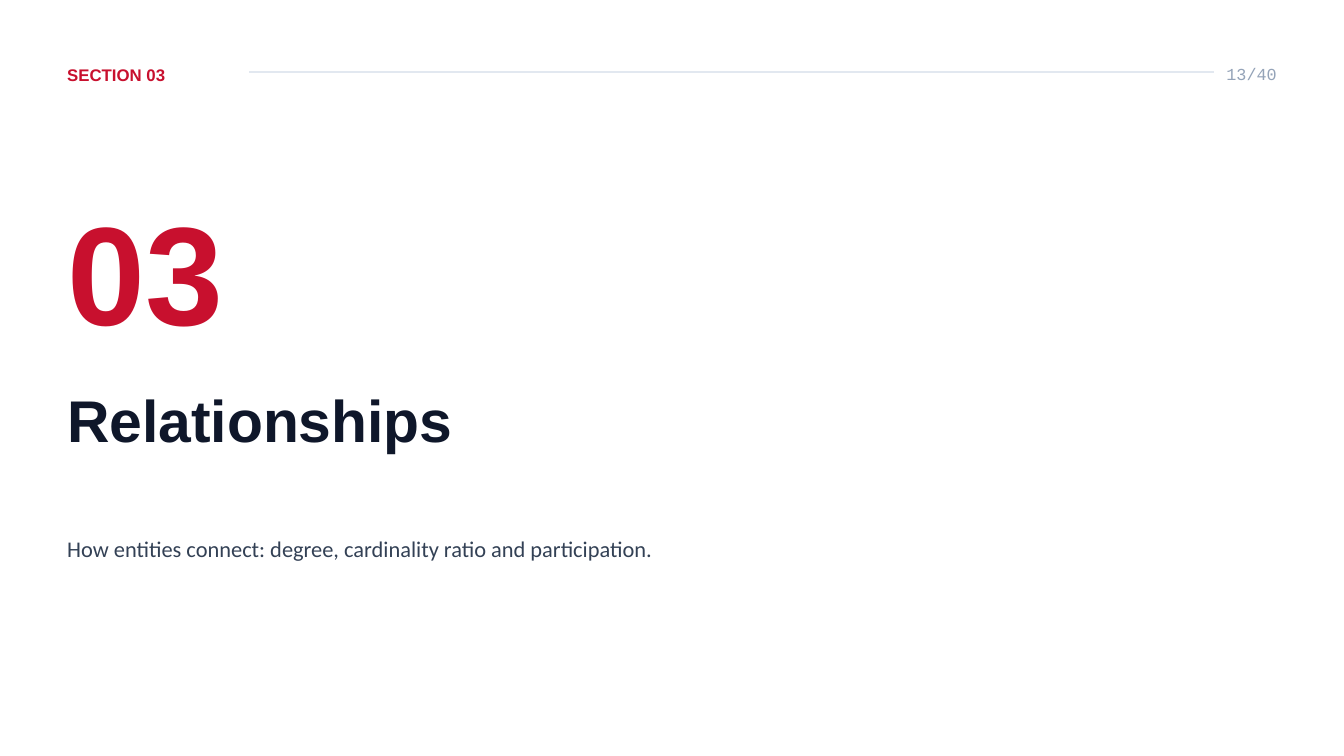
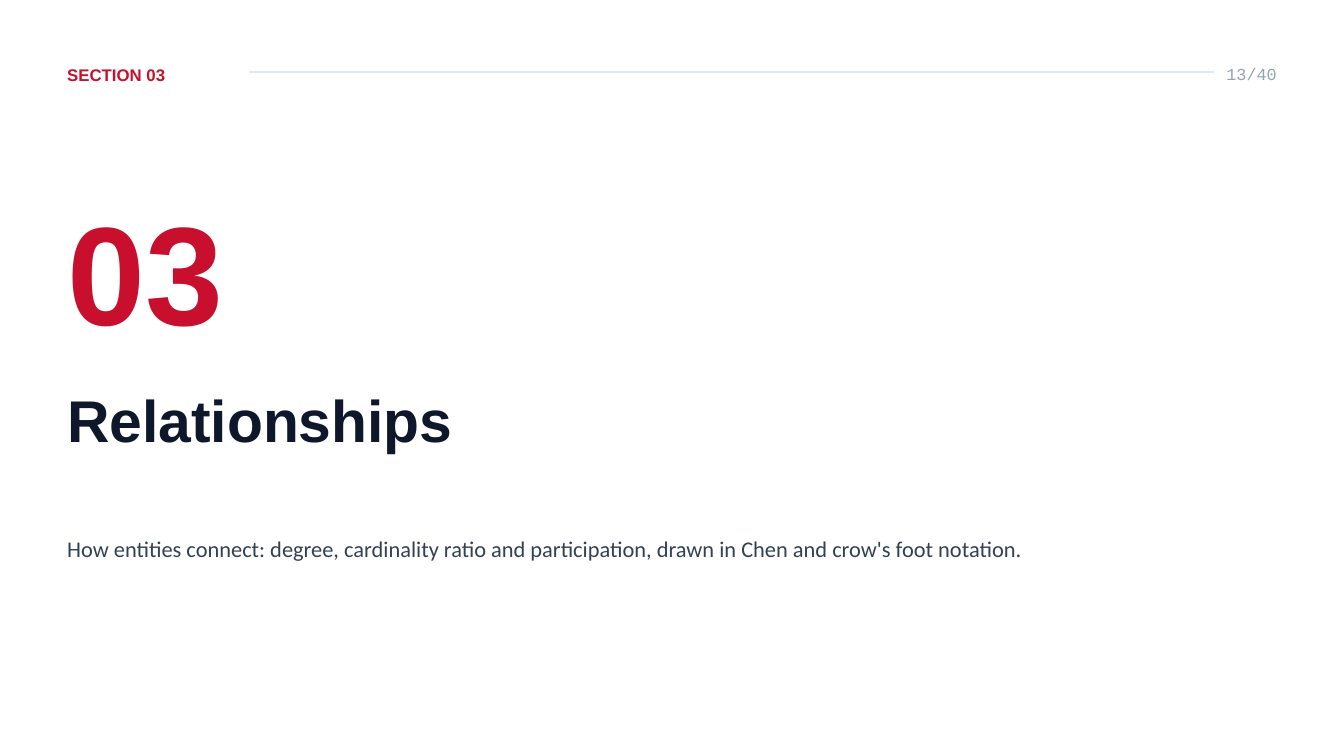
Before and after one commit to ahmedatef2007/db-slides, a slide deck: slide 13 of pptx/ITI_Database_Course_Lesson_2_ERD.pptx. Drawn at 1344x756 pixels with LibreOffice and Linux fonts; fonts in the diff are those of the drawing. Boxes give left, top, right and bottom in pixels: in the first picture for what was removed or moved away, otherwise in the second. Text is boxed around its words. In the diff, an @@ line names an element or a change of style, - is before the commit and + after.

```diff
--- a/pptx/ITI_Database_Course_Lesson_2_ERD.pptx
+++ b/pptx/ITI_Database_Course_Lesson_2_ERD.pptx
@@ text at [67,541,1021,561]: text changed @@
-How entities connect: degree, cardinality ratio and participation.
+How entities connect: degree, cardinality ratio and participation, drawn in Chen and crow's foot notation.
```
Also in this commit, not shown: 3 other slides changed, 8 other files.
